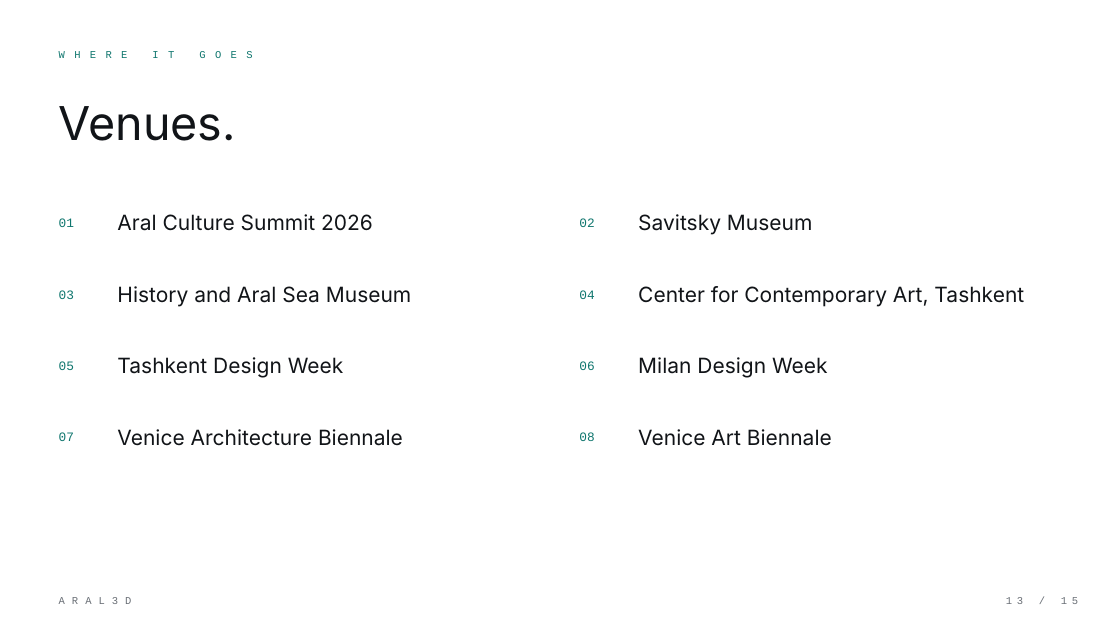
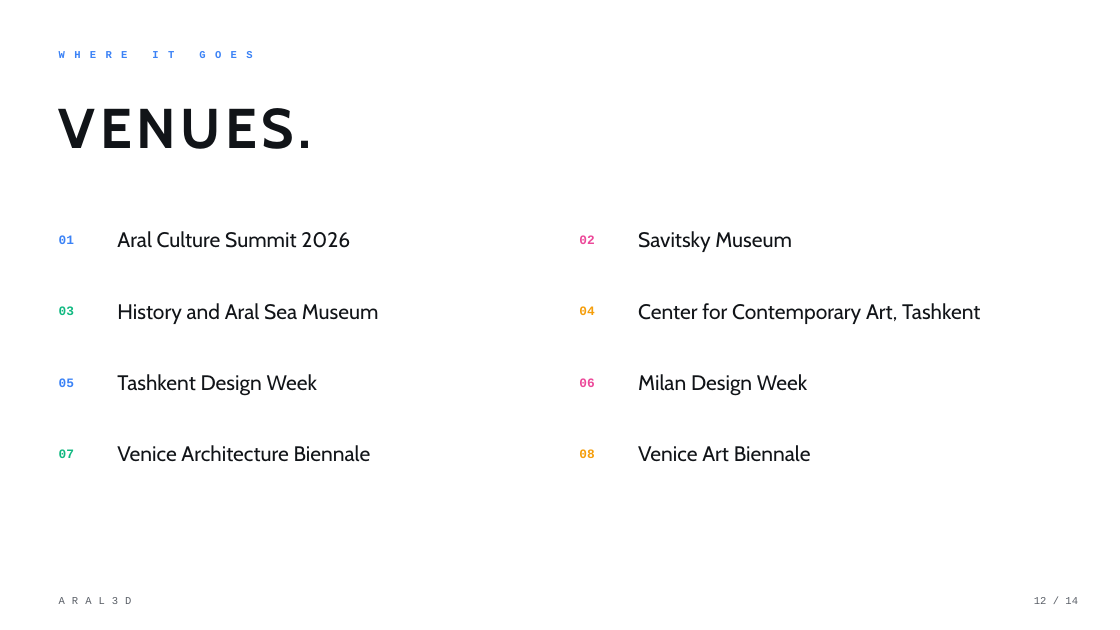
Before and after one commit to timateus/aral3d, a slide deck: slide 12 of public/aral3d-presentation.pptx (slide 13 before the commit). Drawn at 1120x630 pixels with LibreOffice and Linux fonts; fonts in the diff are those of the drawing. Boxes give left, top, right and bottom in pixels: in the first picture for what was removed or moved away, otherwise in the second. Text is boxed around its words. In the diff, an @@ line names an element or a change of style, - is before the commit and + after.

```diff
--- a/public/aral3d-presentation.pptx
+++ b/public/aral3d-presentation.pptx
@@ text at (59, 108, 312, 149): text changed; size 40 to 48 pt; font Inter to Cabin; bold on @@
-Venues.
+VENUES.
@@ text "02" at (579, 235, 594, 244): text colour #0F766E to #EC4899, bold on @@
@@ text "03" at (59, 306, 74, 315): text colour #0F766E to #10B981, bold on @@
@@ text "04" at (579, 306, 594, 315): text colour #0F766E to #F59E0B, bold on @@
@@ text colour #0F766E to #3B82F6, bold on in 3 elements at (50, 42, 891, 67), (59, 235, 74, 244), (59, 378, 74, 387) @@
@@ text "06" at (579, 378, 594, 387): text colour #0F766E to #EC4899, bold on @@
@@ text "07" at (59, 449, 74, 458): text colour #0F766E to #10B981, bold on @@
@@ text "08" at (579, 449, 594, 458): text colour #0F766E to #F59E0B, bold on @@
@@ 16 texts: place and size @@
-16 texts at (59, 214, 1024, 446)
+16 texts at (59, 231, 980, 462)
@@ font Inter to Cabin in 8 elements at (117, 231, 350, 248), (638, 231, 792, 252), (117, 303, 379, 324), (638, 303, 980, 324), (117, 374, 317, 396), (638, 374, 807, 396), (117, 445, 371, 462), (638, 445, 811, 462) @@
@@ text "ARAL3D" at (50, 588, 555, 613): text colour #6B7077 to #5B6068 @@
@@ text at (1034, 597, 1078, 604): text changed; text colour #6B7077 to #5B6068 @@
-13 / 15
+12 / 14
```
Also in this commit, not shown: 11 other slides changed, 2 slides added, 3 slides removed, 16 other files.
